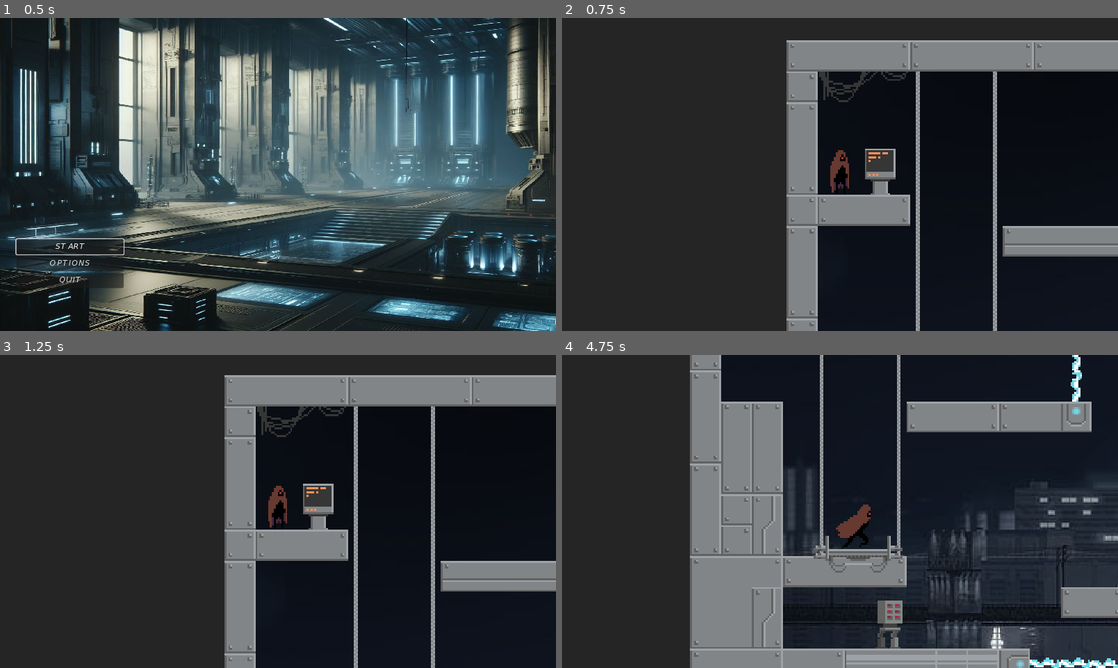
Above: before the commit, frames 1-4 (two rows, left to right).
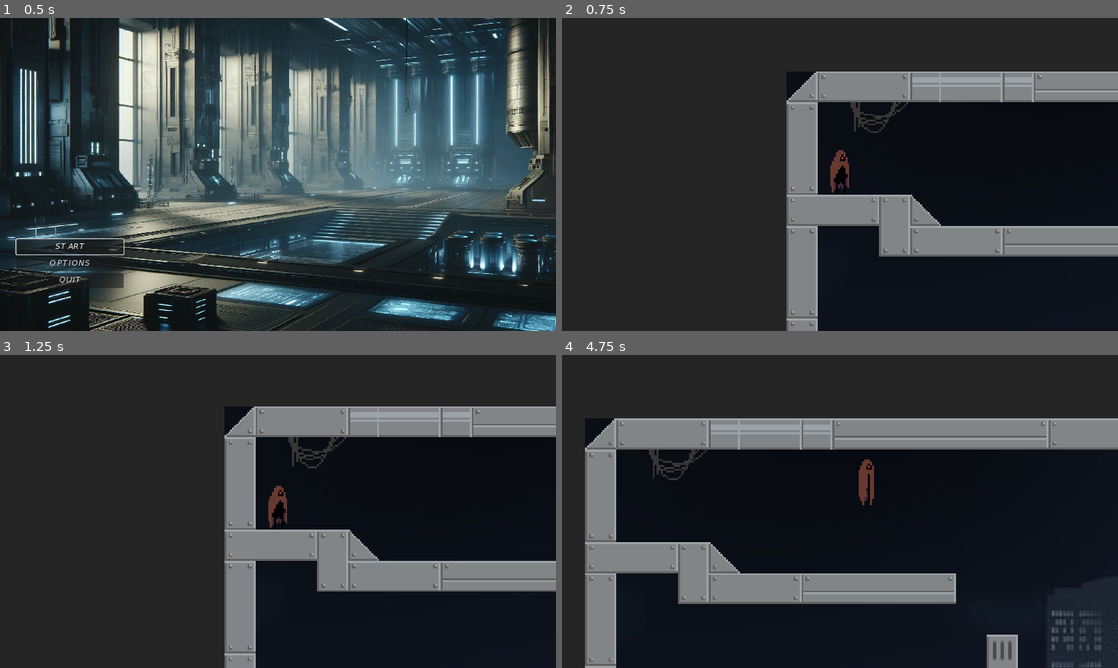
Above: after the commit, the same moments.

Repository: CWSwastik/Void-Escape
Game: Godot game, scene res://mainmenu.tscn
Same seed, same stepped clock (60 frames per second), same inputs: the game is played once before the commit and once after it.
Inputs:
- Up to frame 1 (0.5 s): no input
- Up to frame 2 (0.75 s): click "𝘚𝘛𝘈𝘙𝘛" at 0.5 s
- Up to frame 3 (1.25 s): no input
- Up to frame 4 (4.75 s): tap Enter at 1.25 s; hold D (move_right) 1.28-2.78 s; tap Q (attack) at 1.35, 3.05, 3.6 s; tap Space (jump) at 1.52, 2.27, 3.77, 4.52 s; tap Shift (dash) at 1.55, 2.1, 3.8, 4.35 s; tap X (hack) at 2.3 s; hold A (move_left) 2.78-3.53 s; hold X (hack) 2.78-3.53 s; hold D (move_right) from 3.53 s (still down); hold X (hack) from 4.28 s (still down)

Frame 1 is identical in both runs. In frame 2, 16% of the frame differs, in the area x 40-100%, y 7-100%; in frame 3, 16%; in frame 4, 52%, in the area x 4-100%, y 0-100%.

Commit message:
add robot kill

Diff:
--- a/Enemies/red_enemy.gd
+++ b/Enemies/red_enemy.gd
@@ -15,6 +15,7 @@
 @onready var hack_label = $Label
 
 @export var face_left: bool = false
+
 
 var spawn_location
 
@@ -38,8 +39,14 @@
 		hack_label.visible = false
 		set_collision_layer_value(1, false)
 
+
 	if not is_on_floor():
 		velocity.y += gravity * delta
+
+	if hacked:
+		SPRITE.animation = "Hacked"
+		move_and_slide()
+		return
 
 	if chase:
 		var dir = (player.position - self.position).normalized()
@@ -67,8 +74,6 @@
 		velocity.x = 0
 		SPRITE.animation = "Idle"
 
-	if hacked:
-		SPRITE.animation = "Hacked"
 
 	SPRITE.flip_h = velocity.x < 0
 	if face_left and velocity.x == 0:
@@ -105,3 +110,15 @@
 		chase = false
 		SPRITE.animation = "Idle"
 		hacked = true
+
+
+func kill():
+	var _particle = preload("res://Objects/DeathParticles.tscn").instantiate()
+	_particle.position = global_position
+	_particle.rotation = global_rotation
+	_particle.emitting = true
+	get_tree().current_scene.add_child(_particle)
+	hacked = true
+	velocity.x = 0
+	await get_tree().create_timer(0.2).timeout
+	queue_free()
--- /dev/null
+++ b/Objects/DeathParticles.tscn
@@ -0,0 +1,24 @@
+[gd_scene load_steps=3 format=3 uid="uid://0jjx0unqkir"]
+
+[sub_resource type="Gradient" id="Gradient_75row"]
+offsets = PackedFloat32Array(0.5, 1)
+colors = PackedColorArray(1, 1, 1, 1, 1, 1, 1, 0)
+
+[sub_resource type="Curve" id="Curve_k2iq8"]
+max_value = 200.0
+_data = [Vector2(0, 200), 0.0, 0.0, 0, 0, Vector2(1, 1), 0.0, 0.0, 0, 0]
+point_count = 2
+
+[node name="CPUParticles2D" type="CPUParticles2D"]
+modulate = Color(0.313726, 0.313726, 0.313726, 1)
+emitting = false
+lifetime = 0.25
+one_shot = true
+spread = 180.0
+gravity = Vector2(0, 0)
+initial_velocity_min = 178.41
+initial_velocity_max = 411.04
+scale_amount_min = 3.0
+scale_amount_max = 7.0
+color_ramp = SubResource("Gradient_75row")
+anim_speed_curve = SubResource("Curve_k2iq8")
--- a/Objects/computer.tscn
+++ b/Objects/computer.tscn
@@ -57,10 +57,10 @@
 
 [node name="JumpLabel" type="Label" parent="HackMenu/PanelContainer/Panel"]
 layout_mode = 2
-offset_left = 21.0
-offset_top = 18.0
-offset_right = 68.0
-offset_bottom = 41.0
+offset_left = 23.0
+offset_top = 6.0
+offset_right = 70.0
+offset_bottom = 29.0
 text = "Jump"
 
 [node name="JumpButton" type="CheckButton" parent="HackMenu/PanelContainer/Panel/JumpLabel"]
@@ -71,18 +71,34 @@
 
 [node name="DashLabel" type="Label" parent="HackMenu/PanelContainer/Panel"]
 layout_mode = 2
-offset_left = 19.0
-offset_top = 49.0
-offset_right = 66.0
-offset_bottom = 72.0
+offset_left = 22.0
+offset_top = 36.0
+offset_right = 69.0
+offset_bottom = 59.0
 text = "Dash
 "
 
 [node name="DashButton" type="CheckButton" parent="HackMenu/PanelContainer/Panel/DashLabel"]
 layout_mode = 2
 offset_left = 48.0
+offset_top = -1.0
 offset_right = 98.0
-offset_bottom = 27.0
+offset_bottom = 26.0
+
+[node name="AttackLabel" type="Label" parent="HackMenu/PanelContainer/Panel"]
+layout_mode = 0
+offset_left = 20.0
+offset_top = 65.0
+offset_right = 70.0
+offset_bottom = 88.0
+text = "Attack"
+
+[node name="AttackButton" type="CheckButton" parent="HackMenu/PanelContainer/Panel/AttackLabel"]
+layout_mode = 0
+offset_left = 57.0
+offset_top = 1.0
+offset_right = 101.0
+offset_bottom = 25.0
 
 [connection signal="body_entered" from="." to="." method="_on_body_entered"]
 [connection signal="body_exited" from="." to="." method="_on_body_exited"]
--- a/Objects/laser.tscn
+++ b/Objects/laser.tscn
@@ -46,7 +46,7 @@
 [node name="AnimatedSprite2D" type="AnimatedSprite2D" parent="."]
 sprite_frames = SubResource("SpriteFrames_5q5qy")
 autoplay = "default"
-frame_progress = 0.635058
+frame_progress = 0.189812
 
 [node name="AnimatedSprite2D3" type="AnimatedSprite2D" parent="."]
 position = Vector2(0, 16)
@@ -58,6 +58,6 @@
 position = Vector2(0.5, -16)
 sprite_frames = SubResource("SpriteFrames_5q5qy")
 autoplay = "default"
-frame_progress = 0.558253
+frame_progress = 0.113006
 
 [connection signal="body_entered" from="." to="." method="_on_body_entered"]
--- a/Player/player.gd
+++ b/Player/player.gd
@@ -5,7 +5,7 @@
 const DASH = 500.0
 const JUMP_VELOCITY = -435.0
 const MAX_DASH_COOLDOWN = 10 # frames
-const MAX_ATTACK_COOLDOWN = 50 # frames
+const MAX_ATTACK_COOLDOWN = 35 # frames
 
 var killed = false
 
@@ -16,15 +16,20 @@
 var dash_cooldown = MAX_DASH_COOLDOWN
 var attack_cooldown = MAX_ATTACK_COOLDOWN
 
+
+
 var gravity = ProjectSettings.get_setting("physics/2d/default_gravity")
 
 @onready var SPRITE = $AnimatedSprite2D
+@onready var enemy_killer = $EnemyKiller/CollisionShape2D
 
 # special powers
 var can_jump = true
 var can_dash = false
 var can_attack = true
 
+
+var enemies_in_kill_range = []
 
 func _physics_process(delta):
 	if killed:
@@ -35,6 +40,11 @@
 		move_and_slide()
 		return
 
+	if len(enemies_in_kill_range) != 0 and attacking:
+		for e in enemies_in_kill_range:
+			e.kill()
+
+
 	if not is_on_floor():
 		if (abs(velocity.x) > 500): # TODO: Figure this out
 			SPRITE.animation = "JumpFlip"
@@ -44,7 +54,7 @@
 		SPRITE.animation = "Run"
 	elif not dashing and not attacking:
 		SPRITE.animation = "Idle"
-		print("Idling")
+
 
 
 	if not is_on_floor():
@@ -85,11 +95,10 @@
 
 
 	if Input.is_action_just_pressed("attack") and can_attack and is_on_floor():
-		SPRITE.animation = "Attack"
+		SPRITE.animation = "Attack" + str(randi_range(1,2))
 		attacking = true
 		attack_cooldown = MAX_ATTACK_COOLDOWN
 		velocity.x = 0
-		print("Starting attack")
 
 	if attacking:
 		attack_cooldown -= 1
@@ -104,8 +113,26 @@
 	if facing_left and velocity.x == 0:
 		SPRITE.flip_h = true
 
+	if SPRITE.flip_h:
+		enemy_killer.position.x = -50
+	else:
+		enemy_killer.position.x = 50
 
 func _on_animated_sprite_2d_animation_finished():
 	if SPRITE.animation == "Death":
 		await get_tree().create_timer(2.0).timeout
 		get_tree().change_scene_to_file("res://mainmenu.tscn")
+
+
+
+func _on_enemy_killer_body_entered(body):
+	if body.name.contains("RedEnemy"):
+		if attacking:
+			body.kill()
+		else:
+			enemies_in_kill_range.append(body)
+
+
+func _on_enemy_killer_body_exited(body):
+	if body.name.contains("RedEnemy"):
+		enemies_in_kill_range.erase(body)
--- a/Player/player.tscn
+++ b/Player/player.tscn
@@ -32,6 +32,26 @@
 atlas = ExtResource("2_62x0g")
 region = Rect2(1268, 0, 317, 164)
 
+[sub_resource type="AtlasTexture" id="AtlasTexture_yelax"]
+atlas = ExtResource("2_62x0g")
+region = Rect2(0, 328, 317, 164)
+
+[sub_resource type="AtlasTexture" id="AtlasTexture_2dgdw"]
+atlas = ExtResource("2_62x0g")
+region = Rect2(317, 328, 317, 164)
+
+[sub_resource type="AtlasTexture" id="AtlasTexture_2gtda"]
+atlas = ExtResource("2_62x0g")
+region = Rect2(634, 328, 317, 164)
+
+[sub_resource type="AtlasTexture" id="AtlasTexture_2prxr"]
+atlas = ExtResource("2_62x0g")
+region = Rect2(951, 328, 317, 164)
+
+[sub_resource type="AtlasTexture" id="AtlasTexture_33y10"]
+atlas = ExtResource("2_62x0g")
+region = Rect2(1268, 328, 317, 164)
+
 [sub_resource type="AtlasTexture" id="AtlasTexture_6ahky"]
 atlas = ExtResource("2_7u7m1")
 region = Rect2(0, 0, 113, 65)
@@ -159,7 +179,27 @@
 "texture": SubResource("AtlasTexture_66mqi")
 }],
 "loop": true,
-"name": &"Attack",
+"name": &"Attack1",
+"speed": 5.0
+}, {
+"frames": [{
+"duration": 1.0,
+"texture": SubResource("AtlasTexture_yelax")
+}, {
+"duration": 1.0,
+"texture": SubResource("AtlasTexture_2dgdw")
+}, {
+"duration": 1.0,
+"texture": SubResource("AtlasTexture_2gtda")
+}, {
+"duration": 1.0,
+"texture": SubResource("AtlasTexture_2prxr")
+}, {
+"duration": 1.0,
+"texture": SubResource("AtlasTexture_33y10")
+}],
+"loop": true,
+"name": &"Attack2",
 "speed": 5.0
 }, {
 "frames": [{
@@ -273,6 +313,10 @@
 "name": &"Run",
 "speed": 5.0
 }]
+
+[sub_resource type="CapsuleShape2D" id="CapsuleShape2D_l113g"]
+radius = 18.0
+height = 94.0
 
 [node name="Player" type="CharacterBody2D"]
 z_index = 1
@@ -286,9 +330,18 @@
 position = Vector2(2, -7)
 scale = Vector2(0.663542, 0.729167)
 sprite_frames = SubResource("SpriteFrames_q3k6y")
-animation = &"Attack"
+animation = &"Attack2"
 autoplay = "Idle"
-frame = 4
-frame_progress = 1.0
+frame_progress = 0.309638
+
+[node name="EnemyKiller" type="Area2D" parent="."]
+scale = Vector2(1, 1)
+
+[node name="CollisionShape2D" type="CollisionShape2D" parent="EnemyKiller"]
+position = Vector2(50, -5)
+rotation = 1.5708
+shape = SubResource("CapsuleShape2D_l113g")
 
 [connection signal="animation_finished" from="AnimatedSprite2D" to="." method="_on_animated_sprite_2d_animation_finished"]
+[connection signal="body_entered" from="EnemyKiller" to="." method="_on_enemy_killer_body_entered"]
+[connection signal="body_exited" from="EnemyKiller" to="." method="_on_enemy_killer_body_exited"]
--- a/mainmenu.tscn
+++ b/mainmenu.tscn
@@ -13,10 +13,10 @@
 
 func _on_start_button_pressed():
 	GameAudios.buttonPressed()
-	get_tree().change_scene_to_file(\"res://Levels/level2.tscn\")
+	get_tree().change_scene_to_file(\"res://Levels/level1.tscn\")
 
 func _on_options_button_pressed():
-	pass # Replace with function body.
+	get_tree().change_scene_to_file(\"res://Levels/level2.tscn\")
 
 func _on_quit_button_pressed():
 	get_tree().quit()
Not shown: 1 places in Player/player.tscn that only renumber resources
